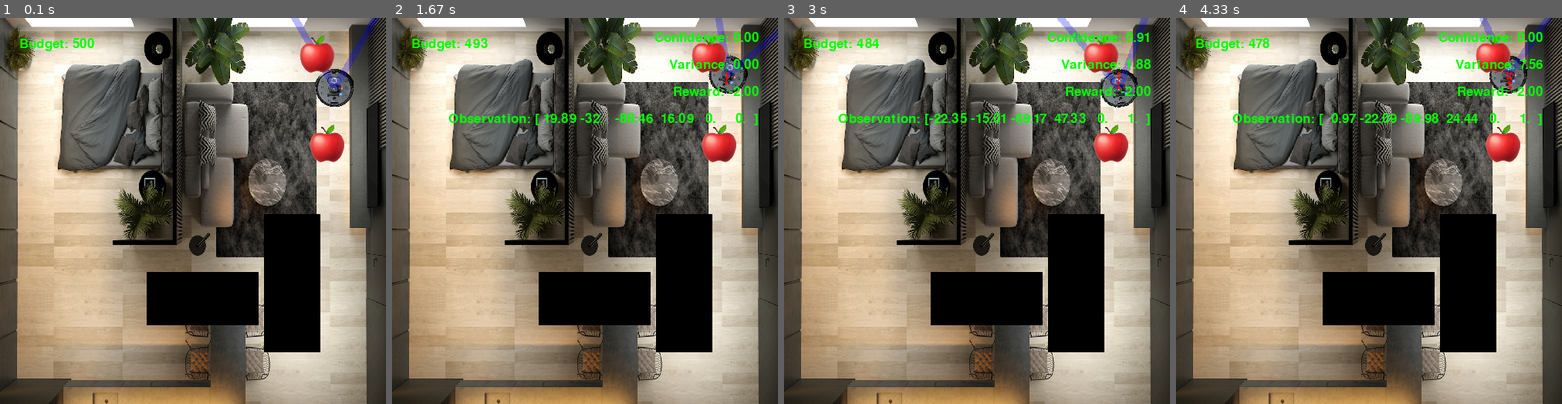
Above: before the commit, frames 1-4 (left to right).
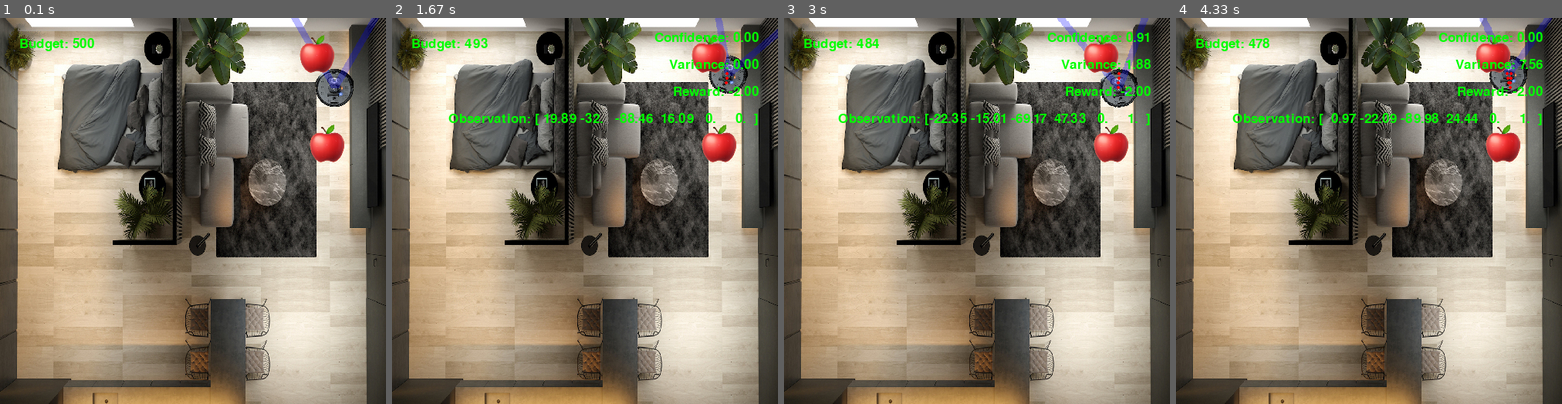
Above: after the commit, the same moments.

Repository: Anwealso/ReLOaD
Game: pygame game, started from reload/simplesim/env_gym.py
Two runs of this game, one before a commit and one after it. Both use one fixed random seed, a clock stepped at 60 frames per second and the inputs below.
Inputs:
- Up to frame 1 (0.1 s): no input
- Up to frame 2 (1.67 s): hold Right 0.33-0.8 s; hold Up 0.83-1.13 s; tap Space at 0.9, 1.23 s; hold Right 1.17-1.63 s
- Up to frame 3 (3 s): hold Left 1.67-2.2 s; tap Space at 1.73, 2.3, 2.75 s; hold Down 2.23-2.65 s; hold Left from 2.68 s (still down)
- Up to frame 4 (4.33 s): release Left at 3.17 s; hold Up 3.2-3.67 s; tap Space at 3.27, 3.77 s; hold Right from 3.7 s (still down)

The runs differ from the first frame. In frame 1, 9.1% of the frame differs, in the area x 38-83%, y 50-87%; in frame 2, 9.1%; in frame 3, 9.1%; in frame 4, 9.1%.

Commit message:
Updated discovery-based reward

Diff:
--- a/reload/simplesim/env.py
+++ b/reload/simplesim/env.py
@@ -221,8 +221,8 @@
 
         self.curriculum = 1  # no limit unless this member variable is set manually
         self.min_target_dist = 0  # was 80
-        self.num_walls = 2
-        self.spawn_walls(self.num_walls)
+        self.num_walls = 0
+        # self.spawn_walls(self.num_walls)
         self.spawn_robot(player_fov)
         self.spawn_targets(self.num_targets)
 
Not shown, changed: reload/simplesim/train_agent_simplesim.ipynb
